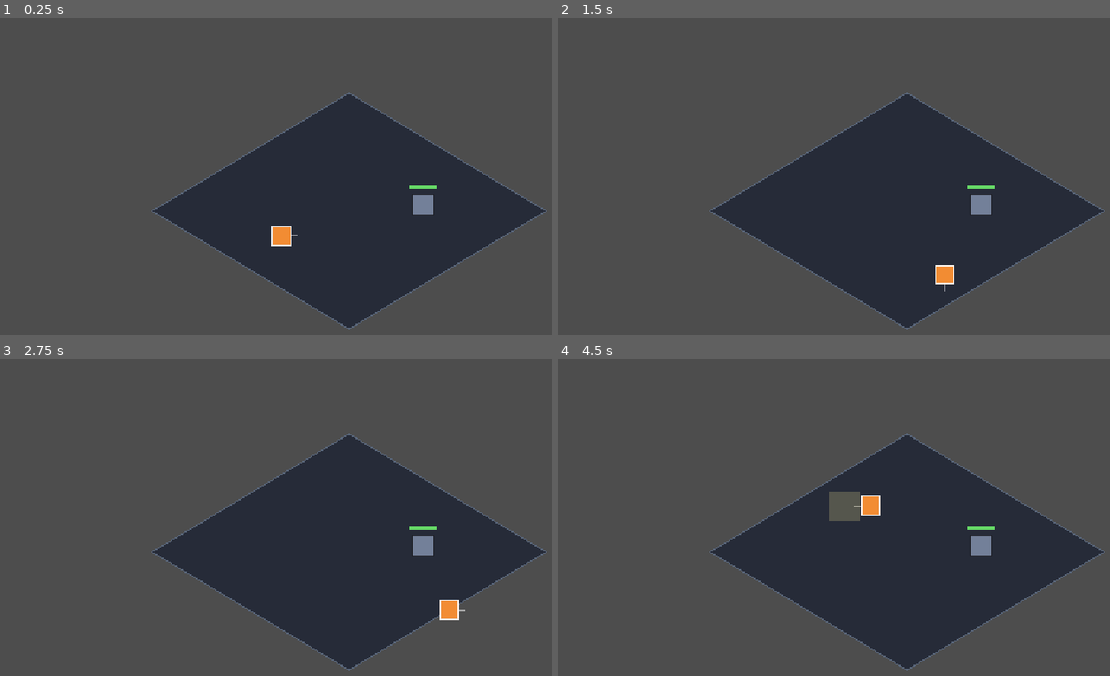
Above: before the commit, frames 1-4 (two rows, left to right).
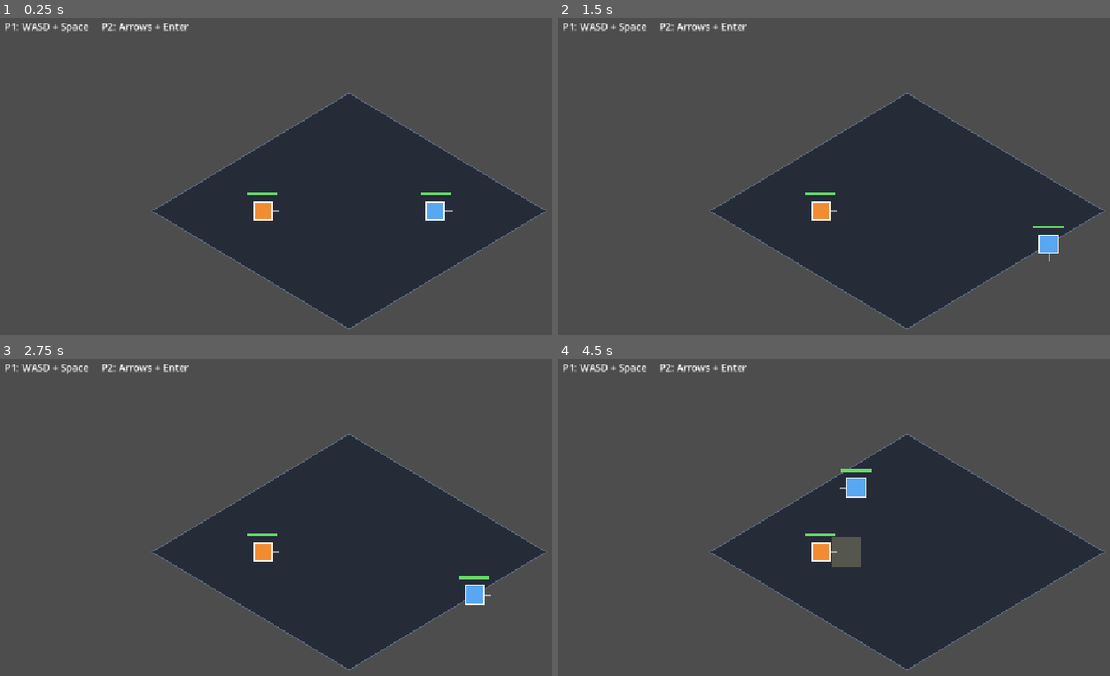
Above: after the commit, the same moments.

Repository: avivuiux/survival-arena
Game: Godot game, scene res://scenes/game.tscn
Two runs of this game, one before a commit and one after it. Both use one fixed random seed, a clock stepped at 60 frames per second and the inputs below.
Inputs:
- Up to frame 1 (0.25 s): no input
- Up to frame 2 (1.5 s): tap Enter (ui_accept) at 0.5, 0.77, 0.8, 1.07, 1.35 s; hold Right (ui_right) 0.53-1.28 s; tap Space at 0.6 s; hold Down (ui_down) from 1.28 s (still down)
- Up to frame 3 (2.75 s): tap Enter (ui_accept) at 1.52, 1.82, 2.3 s; tap Space at 1.55, 2.1 s; release Down (ui_down) at 2.03 s; hold Right (ui_right) from 2.03 s (still down)
- Up to frame 4 (4.5 s): release Right (ui_right) at 2.78 s; hold Up (ui_up) 2.78-3.53 s; tap Space at 2.85, 4.35 s; tap Enter (ui_accept) at 3.02, 3.32, 3.6, 3.77, 4.07 s; hold Left (ui_left) from 3.53 s (still down)

The runs differ from the first frame. In frame 1, 1.4% of the frame differs, in the area x 0-83%, y 1-73%; in frame 2, 1.5%; in frame 3, 1.5%; in frame 4, 2.5%, in the area x 0-80%, y 1-66%.

Commit message:
Slice 3+4: local two-player duel with knockback, HP, and win/lose
Merge player/dummy into a single configurable Fighter (own key set,
team color, HP, knockback). Two fighters share one keyboard (P1=WASD+
Space, P2=Arrows+Enter), hit each other, and on KO the Game shows a
winner banner and resets the round after 2s. UI layer adds a controls
hint. Old player.gd/dummy.gd removed. Headless run clean (exit 0).

Co-Authored-By: Claude Opus 4.8 (1M context) <noreply@anthropic.com>

Diff:
--- a/entities/dummy/dummy.gd
+++ /dev/null
@@ -1,83 +0,0 @@
-class_name Dummy
-extends Node2D
-
-# =============================================================
-#  Dummy - a stationary practice target. Takes knockback when hit,
-#  flashes, drives the hit-stop + screen-shake, and eases back to
-#  its home spot so you can keep wailing on it. HP refills on KO so
-#  the "is the hit satisfying?" loop never stops.
-# =============================================================
-
-const SIZE := 34.0
-const MAX_HP := 100
-const DAMAGE := 10
-const KNOCKBACK := 380.0
-const FRICTION := 900.0         # how fast knockback bleeds off
-const RETURN_SPEED := 90.0      # drift back home when at rest
-const FLASH_TIME := 0.12
-
-var game
-var hp := MAX_HP
-var velocity := Vector2.ZERO
-var home := Vector2.ZERO
-var _flash := 0.0
-var _hurtbox: Area2D
-
-func _ready() -> void:
-	home = position
-	_hurtbox = Area2D.new()
-	_hurtbox.monitoring = false
-	_hurtbox.monitorable = true
-	_hurtbox.add_to_group("hurtbox")
-	var cs := CollisionShape2D.new()
-	var shape := RectangleShape2D.new()
-	shape.size = Vector2(SIZE, SIZE)
-	cs.shape = shape
-	_hurtbox.add_child(cs)
-	add_child(_hurtbox)
-
-func take_hit(dir: Vector2) -> void:
-	hp -= DAMAGE
-	velocity += dir.normalized() * KNOCKBACK
-	_flash = FLASH_TIME
-	if game:
-		game.hit_stop(0.06)
-		game.add_shake(7.0)
-	if hp <= 0:
-		hp = MAX_HP
-		_flash = FLASH_TIME * 1.6
-		if game:
-			game.add_shake(12.0)
-
-func _process(delta: float) -> void:
-	if velocity.length() > 1.0:
-		position += velocity * delta
-		velocity = velocity.move_toward(Vector2.ZERO, FRICTION * delta)
-		if game:
-			position = game.clamp_to_arena(position)
-	else:
-		velocity = Vector2.ZERO
-		position = position.move_toward(home, RETURN_SPEED * delta)
-
-	if _flash > 0.0:
-		_flash -= delta
-	queue_redraw()
-
-func _draw() -> void:
-	var base := Color(0.45, 0.50, 0.60)
-	var col := base
-	if _flash > 0.0:
-		var f := clampf(_flash / FLASH_TIME, 0.0, 1.0)
-		col = base.lerp(Color(1, 1, 1), f)
-	var r := Rect2(-Vector2(SIZE, SIZE) / 2.0, Vector2(SIZE, SIZE))
-	draw_rect(r, col)
-	draw_rect(r, Color(0.10, 0.10, 0.12, 0.8), false, 2.0)
-
-	# HP bar above the dummy
-	var bw := 46.0
-	var bh := 6.0
-	var bx := -bw / 2.0
-	var by := -SIZE / 2.0 - 16.0
-	draw_rect(Rect2(bx, by, bw, bh), Color(0, 0, 0, 0.5))
-	var ratio := clampf(float(hp) / float(MAX_HP), 0.0, 1.0)
-	draw_rect(Rect2(bx, by, bw * ratio, bh), Color(0.40, 0.85, 0.40))
--- /dev/null
+++ b/entities/fighter/fighter.gd
@@ -0,0 +1,184 @@
+extends Node2D
+
+# =============================================================
+#  Fighter - a player-controlled combatant. Movement uses a
+#  configurable key set so two instances can share one keyboard.
+#  Has a melee attack, HP, and knockback. On KO it tells the Game.
+#  Slice 3+4: two fighters duel locally with win/lose + reset.
+# =============================================================
+
+const SPEED := 320.0
+const SIZE := 30.0
+const REACH := 42.0
+const HIT_W := 48.0
+const HIT_H := 48.0
+const ATTACK_ACTIVE := 0.12
+const ATTACK_COOLDOWN := 0.34
+const MAX_HP := 100
+const DAMAGE := 12
+const KNOCKBACK := 360.0
+const FRICTION := 900.0
+const FLASH_TIME := 0.12
+
+# Configured by Game before add_child:
+var game
+var fighter_name := "P1"
+var body_color := Color(0.95, 0.55, 0.20)
+var key_up := KEY_W
+var key_down := KEY_S
+var key_left := KEY_A
+var key_right := KEY_D
+var key_attack := KEY_SPACE
+
+var active := true
+var hp := MAX_HP
+var facing := Vector2.RIGHT
+var velocity := Vector2.ZERO
+var _attacking := false
+var _attack_time := 0.0
+var _cooldown := 0.0
+var _attack_prev := false
+var _flash := 0.0
+var _hitbox: Area2D
+var _hurtbox: Area2D
+var _already_hit: Array = []
+
+func _ready() -> void:
+	_hurtbox = Area2D.new()
+	_hurtbox.monitoring = false
+	_hurtbox.monitorable = true
+	_hurtbox.add_to_group("hurtbox")
+	var hcs := CollisionShape2D.new()
+	var hsh := RectangleShape2D.new()
+	hsh.size = Vector2(SIZE, SIZE)
+	hcs.shape = hsh
+	_hurtbox.add_child(hcs)
+	add_child(_hurtbox)
+
+	_hitbox = Area2D.new()
+	_hitbox.monitoring = false
+	_hitbox.monitorable = false
+	var acs := CollisionShape2D.new()
+	var ash := RectangleShape2D.new()
+	ash.size = Vector2(HIT_W, HIT_H)
+	acs.shape = ash
+	_hitbox.add_child(acs)
+	add_child(_hitbox)
+	_update_hitbox_position()
+
+func _process(delta: float) -> void:
+	if _cooldown > 0.0:
+		_cooldown -= delta
+	if _flash > 0.0:
+		_flash -= delta
+
+	# Knockback always applies (so a KO'd fighter still slides).
+	if velocity.length() > 1.0:
+		position += velocity * delta
+		velocity = velocity.move_toward(Vector2.ZERO, FRICTION * delta)
+		if game:
+			position = game.clamp_to_arena(position)
+	else:
+		velocity = Vector2.ZERO
+
+	if active:
+		var dir := Vector2.ZERO
+		if Input.is_physical_key_pressed(key_up): dir.y -= 1.0
+		if Input.is_physical_key_pressed(key_down): dir.y += 1.0
+		if Input.is_physical_key_pressed(key_left): dir.x -= 1.0
+		if Input.is_physical_key_pressed(key_right): dir.x += 1.0
+		if dir != Vector2.ZERO:
+			dir = dir.normalized()
+			facing = dir
+			if not _attacking:
+				position += dir * SPEED * delta
+				if game:
+					position = game.clamp_to_arena(position)
+			_update_hitbox_position()
+
+		var ap := Input.is_physical_key_pressed(key_attack)
+		if ap and not _attack_prev and not _attacking and _cooldown <= 0.0:
+			_start_attack()
+		_attack_prev = ap
+
+	queue_redraw()
+
+func _physics_process(delta: float) -> void:
+	if not _attacking:
+		return
+	_attack_time -= delta
+	for area in _hitbox.get_overlapping_areas():
+		if area.is_in_group("hurtbox") and not _already_hit.has(area):
+			var target := area.get_parent()
+			if target == self:
+				continue
+			_already_hit.append(area)
+			if target and target.has_method("take_hit"):
+				target.take_hit(facing, DAMAGE)
+	if _attack_time <= 0.0:
+		_attacking = false
+		_hitbox.monitoring = false
+
+func _start_attack() -> void:
+	_attacking = true
+	_attack_time = ATTACK_ACTIVE
+	_cooldown = ATTACK_COOLDOWN
+	_already_hit.clear()
+	_update_hitbox_position()
+	_hitbox.monitoring = true
+
+func _update_hitbox_position() -> void:
+	if _hitbox:
+		_hitbox.position = facing * REACH
+
+func take_hit(dir: Vector2, dmg: int) -> void:
+	if not active:
+		return
+	hp -= dmg
+	velocity += dir.normalized() * KNOCKBACK
+	_flash = FLASH_TIME
+	if game:
+		game.hit_stop(0.06)
+		game.add_shake(7.0)
+	if hp <= 0:
+		hp = 0
+		active = false
+		if game:
+			game.add_shake(14.0)
+			game.on_ko(self)
+
+func reset_fighter(pos: Vector2) -> void:
+	hp = MAX_HP
+	position = pos
+	velocity = Vector2.ZERO
+	_attacking = false
+	_hitbox.monitoring = false
+	_flash = 0.0
+	active = true
+
+func _draw() -> void:
+	# facing indicator
+	draw_line(Vector2.ZERO, facing * (SIZE * 0.9), Color(1, 1, 1, 0.5), 2.0)
+	# body
+	var col := body_color
+	if _flash > 0.0:
+		col = body_color.lerp(Color(1, 1, 1), clampf(_flash / FLASH_TIME, 0.0, 1.0))
+	if not active:
+		col = body_color.darkened(0.5)
+	var r := Rect2(-Vector2(SIZE, SIZE) / 2.0, Vector2(SIZE, SIZE))
+	draw_rect(r, col)
+	draw_rect(r, Color(1, 1, 1, 0.9), false, 2.0)
+	# attack telegraph
+	if _attacking:
+		var t := clampf(_attack_time / ATTACK_ACTIVE, 0.0, 1.0)
+		var c := Color(1.0, 0.95, 0.6, 0.20 + 0.55 * t)
+		var hr := Rect2(facing * REACH - Vector2(HIT_W, HIT_H) / 2.0, Vector2(HIT_W, HIT_H))
+		draw_rect(hr, c)
+	# HP bar
+	var bw := 50.0
+	var bh := 6.0
+	var by := -SIZE / 2.0 - 16.0
+	draw_rect(Rect2(-bw / 2.0, by, bw, bh), Color(0, 0, 0, 0.5))
+	var ratio := clampf(float(hp) / float(MAX_HP), 0.0, 1.0)
+	var hpcol := Color(0.40, 0.85, 0.40) if ratio > 0.3 else Color(0.90, 0.40, 0.30)
+	draw_rect(Rect2(-bw / 2.0, by, bw * ratio, bh), hpcol)
--- a/entities/player/player.gd
+++ /dev/null
@@ -1,105 +0,0 @@
-class_name Player
-extends Node2D
-
-# =============================================================
-#  Player - moves (WASD / arrows), faces its move direction, and
-#  swings a melee attack (Space). The attack enables a short-lived
-#  hitbox in front; anything in the "hurtbox" group it overlaps
-#  during the active window takes a hit.
-# =============================================================
-
-const SPEED := 320.0
-const SIZE := 30.0
-const REACH := 42.0            # how far in front the hitbox sits
-const HIT_W := 48.0
-const HIT_H := 48.0
-const ATTACK_ACTIVE := 0.12    # seconds the hitbox is live
-const ATTACK_COOLDOWN := 0.34
-
-var game                        # reference to Game (arena + juice)
-var facing := Vector2.RIGHT
-var attacking := false
-var _attack_time := 0.0
-var _cooldown := 0.0
-var _hitbox: Area2D
-var _already_hit: Array = []
-
-func _ready() -> void:
-	_hitbox = Area2D.new()
-	_hitbox.monitoring = false
-	_hitbox.monitorable = false
-	var cs := CollisionShape2D.new()
-	var shape := RectangleShape2D.new()
-	shape.size = Vector2(HIT_W, HIT_H)
-	cs.shape = shape
-	_hitbox.add_child(cs)
-	add_child(_hitbox)
-	_update_hitbox_position()
-
-func _process(delta: float) -> void:
-	if _cooldown > 0.0:
-		_cooldown -= delta
-
-	var dir := Vector2.ZERO
-	if Input.is_physical_key_pressed(KEY_W) or Input.is_action_pressed("ui_up"):
-		dir.y -= 1.0
-	if Input.is_physical_key_pressed(KEY_S) or Input.is_action_pressed("ui_down"):
-		dir.y += 1.0
-	if Input.is_physical_key_pressed(KEY_A) or Input.is_action_pressed("ui_left"):
-		dir.x -= 1.0
-	if Input.is_physical_key_pressed(KEY_D) or Input.is_action_pressed("ui_right"):
-		dir.x += 1.0
-
-	if dir != Vector2.ZERO:
-		dir = dir.normalized()
-		facing = dir
-		if not attacking:
-			position += dir * SPEED * delta
-			if game:
-				position = game.clamp_to_arena(position)
-		_update_hitbox_position()
-
-	if Input.is_action_just_pressed("ui_accept") and not attacking and _cooldown <= 0.0:
-		_start_attack()
-
-	queue_redraw()
-
-func _physics_process(delta: float) -> void:
-	if not attacking:
-		return
-	_attack_time -= delta
-	for area in _hitbox.get_overlapping_areas():
-		if area.is_in_group("hurtbox") and not _already_hit.has(area):
-			_already_hit.append(area)
-			var target := area.get_parent()
-			if target and target.has_method("take_hit"):
-				target.take_hit(facing)
-	if _attack_time <= 0.0:
-		attacking = false
-		_hitbox.monitoring = false
-
-func _start_attack() -> void:
-	attacking = true
-	_attack_time = ATTACK_ACTIVE
-	_cooldown = ATTACK_COOLDOWN
-	_already_hit.clear()
-	_update_hitbox_position()
-	_hitbox.monitoring = true
-
-func _update_hitbox_position() -> void:
-	if _hitbox:
-		_hitbox.position = facing * REACH
-
-func _draw() -> void:
-	# facing indicator
-	draw_line(Vector2.ZERO, facing * (SIZE * 0.9), Color(1, 1, 1, 0.5), 2.0)
-	# body
-	var r := Rect2(-Vector2(SIZE, SIZE) / 2.0, Vector2(SIZE, SIZE))
-	draw_rect(r, Color(0.95, 0.55, 0.20))
-	draw_rect(r, Color(1, 1, 1, 0.9), false, 2.0)
-	# attack swing telegraph
-	if attacking:
-		var t := clampf(_attack_time / ATTACK_ACTIVE, 0.0, 1.0)
-		var c := Color(1.0, 0.95, 0.6, 0.20 + 0.55 * t)
-		var hr := Rect2(facing * REACH - Vector2(HIT_W, HIT_H) / 2.0, Vector2(HIT_W, HIT_H))
-		draw_rect(hr, c)
--- a/scripts/game.gd
+++ b/scripts/game.gd
@@ -1,41 +1,69 @@
 extends Node2D
 
 # =============================================================
-#  Game - orchestrates the arena: spawns entities, owns the
-#  arena bounds, and provides "juice" services (hit-stop, shake)
-#  that entities call into when a hit lands.
-#  Slice 2: one player + one dummy, proving the hit feels good.
+#  Game - orchestrates the arena: spawns two fighters, owns the
+#  arena bounds, provides juice services (hit-stop, shake), and
+#  runs the round flow (KO -> winner banner -> reset).
+#  Slice 3+4: local two-player duel with win/lose.
 # =============================================================
 
 const ARENA_RADIUS_X := 320.0
 const ARENA_SQUASH := 0.6
+const FighterScript := preload("res://entities/fighter/fighter.gd")
 
-# Explicit preloads (robust in headless + editor; no reliance on class_name cache)
-const PlayerScript := preload("res://entities/player/player.gd")
-const DummyScript := preload("res://entities/dummy/dummy.gd")
+const P1_SPAWN := Vector2(-140.0, 0.0)
+const P2_SPAWN := Vector2(140.0, 0.0)
 
 var arena_center := Vector2.ZERO
 var _shake := 0.0
-var _player: Node2D
-var _dummy: Node2D
+var _p1: Node2D
+var _p2: Node2D
+var _state := "fighting"          # "fighting" | "round_over"
+var _banner: Label
 
 func _ready() -> void:
 	arena_center = get_viewport_rect().size / 2.0
 
-	_player = PlayerScript.new()
-	_player.game = self
-	_player.position = arena_center + Vector2(-110.0, 40.0)
-	add_child(_player)
+	var ui := CanvasLayer.new()
+	add_child(ui)
 
-	_dummy = DummyScript.new()
-	_dummy.game = self
-	_dummy.position = arena_center + Vector2(120.0, -10.0)
-	add_child(_dummy)
+	var hint := Label.new()
+	hint.text = "P1: WASD + Space     P2: Arrows + Enter"
+	hint.position = Vector2(16.0, 12.0)
+	ui.add_child(hint)
+
+	_banner = Label.new()
+	_banner.set_anchors_and_offsets_preset(Control.PRESET_FULL_RECT)
+	_banner.horizontal_alignment = HORIZONTAL_ALIGNMENT_CENTER
+	_banner.vertical_alignment = VERTICAL_ALIGNMENT_CENTER
+	_banner.add_theme_font_size_override("font_size", 52)
+	_banner.visible = false
+	ui.add_child(_banner)
+
+	_p1 = _make_fighter("P1", Color(0.95, 0.55, 0.20),
+		KEY_W, KEY_S, KEY_A, KEY_D, KEY_SPACE, arena_center + P1_SPAWN)
+	_p2 = _make_fighter("P2", Color(0.35, 0.65, 0.95),
+		KEY_UP, KEY_DOWN, KEY_LEFT, KEY_RIGHT, KEY_ENTER, arena_center + P2_SPAWN)
 
 	queue_redraw()
 
+func _make_fighter(fname: String, color: Color, ku: int, kd: int, kl: int, kr: int,
+		ka: int, pos: Vector2) -> Node2D:
+	var f := FighterScript.new()
+	f.game = self
+	f.fighter_name = fname
+	f.body_color = color
+	f.key_up = ku
+	f.key_down = kd
+	f.key_left = kl
+	f.key_right = kr
+	f.key_attack = ka
+	f.position = pos
+	add_child(f)
+	return f
+
 func _process(delta: float) -> void:
-	# Screen shake: offset the whole scene root, decaying back to rest.
+	# Screen shake: offset the scene root, decaying back to rest.
 	if _shake > 0.05:
 		position = Vector2(randf_range(-_shake, _shake), randf_range(-_shake, _shake))
 		_shake = move_toward(_shake, 0.0, 40.0 * delta)
@@ -59,10 +87,29 @@
 # Brief global freeze on impact - the core of "satisfying impact".
 func hit_stop(duration: float) -> void:
 	Engine.time_scale = 0.0
-	# ignore_time_scale = true so the timer ticks while everything else is frozen
-	var t := get_tree().create_timer(duration, true, false, true)
+	var t := get_tree().create_timer(duration, true, false, true)  # ignore_time_scale
 	await t.timeout
 	Engine.time_scale = 1.0
+
+func on_ko(loser) -> void:
+	if _state == "round_over":
+		return
+	_state = "round_over"
+	_p1.active = false
+	_p2.active = false
+	var winner: Node2D = _p2 if loser == _p1 else _p1
+	_banner.text = "%s WINS!" % winner.fighter_name
+	_banner.add_theme_color_override("font_color", winner.body_color)
+	_banner.visible = true
+	var t := get_tree().create_timer(2.0)
+	await t.timeout
+	_reset_round()
+
+func _reset_round() -> void:
+	_banner.visible = false
+	_p1.reset_fighter(arena_center + P1_SPAWN)
+	_p2.reset_fighter(arena_center + P2_SPAWN)
+	_state = "fighting"
 
 func _draw() -> void:
 	var rx := ARENA_RADIUS_X
